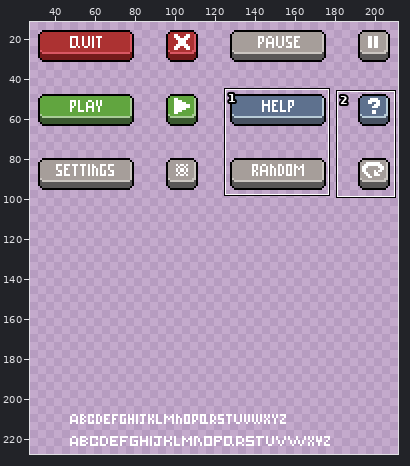
One commit to this pixel-art file: Projecte-GameDesign/Interfaces/Buttons.aseprite. Above, an overview of the earlier version with the close-up marked.
Close-up. As it was:
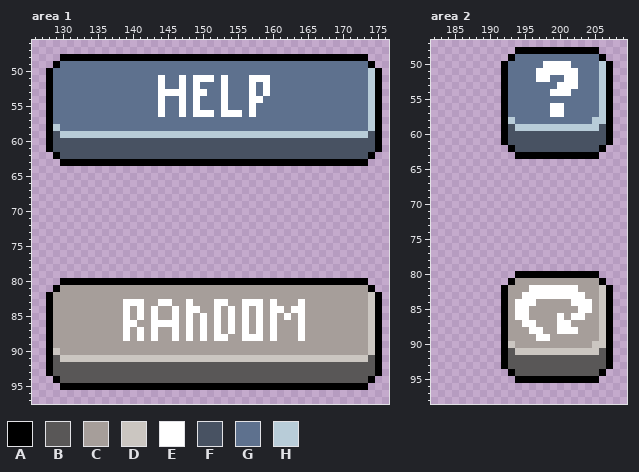
240x240 pixels, 1 frame. Shown: area 1: x 126..176, y 46..97; area 2: x 182..209, y 47..98. The wide view leaves out empty margins. The commit also changed other parts of the picture, which this record leaves out.
Visible layers, top first: "Random", "Help", "Pause", "Settings", "Play", "Quit", "letters".
Palette (. is transparent): A #000000  B #595757  C #a69e9a  D #cbc6c1  E #ffffff  F #485262  G #5e718e  H #b8ccd8
Pixels before, area 1 (only the part around the change), first column x 126:
46 ...................................................
47 ...................................................
48 ....AAAAAAAAAAAAAAAAAAAAAAAAAAAAAAAAAAAAAAAAAAAA...
49 ...AGGGGGGGGGGGGGGGGGGGGGGGGGGGGGGGGGGGGGGGGGGGGA..
50 ..AGGGGGGGGGGGGGGGGGGGGGGGGGGGGGGGGGGGGGGGGGGGGGHA.
51 ..AGGGGGGGGGGGGGGGEGGEGEEEGEGGGEEEGGGGGGGGGGGGGGHA.
52 ..AGGGGGGGGGGGGGGGEGGEGEGGGEGGGEGEGGGGGGGGGGGGGGHA.
53 ..AGGGGGGGGGGGGGGGEEEEGEEGGEGGGEGEGGGGGGGGGGGGGGHA.
54 ..AGGGGGGGGGGGGGGGEGGEGEGGGEGGGEEGGGGGGGGGGGGGGGHA.
55 ..AGGGGGGGGGGGGGGGEGGEGEGGGEGGGEGGGGGGGGGGGGGGGGHA.
56 ..AGGGGGGGGGGGGGGGEGGEGEEEGEEEGEGGGGGGGGGGGGGGGGHA.
57 ..AGGGGGGGGGGGGGGGGGGGGGGGGGGGGGGGGGGGGGGGGGGGGGHA.
58 ..AHGGGGGGGGGGGGGGGGGGGGGGGGGGGGGGGGGGGGGGGGGGGGHA.
59 ..AFHHHHHHHHHHHHHHHHHHHHHHHHHHHHHHHHHHHHHHHHHHHHFA.
60 ..AFFFFFFFFFFFFFFFFFFFFFFFFFFFFFFFFFFFFFFFFFFFFFFA.
61 ..AFFFFFFFFFFFFFFFFFFFFFFFFFFFFFFFFFFFFFFFFFFFFFFA.
62 ...AFFFFFFFFFFFFFFFFFFFFFFFFFFFFFFFFFFFFFFFFFFFFA..
63 ....AAAAAAAAAAAAAAAAAAAAAAAAAAAAAAAAAAAAAAAAAAAA...
64 ...................................................
65 ...................................................
66 ...................................................
67 ...................................................
68 ...................................................
69 ...................................................
70 ...................................................
71 ...................................................
72 ...................................................
73 ...................................................
74 ...................................................
75 ...................................................
76 ...................................................
77 ...................................................
78 ...................................................
79 ...................................................
80 ....AAAAAAAAAAAAAAAAAAAAAAAAAAAAAAAAAAAAAAAAAAAA...
81 ...ACCCCCCCCCCCCCCCCCCCCCCCCCCCCCCCCCCCCCCCCCCCCA..
82 ..ACCCCCCCCCCCCCCCCCCCCCCCCCCCCCCCCCCCCCCCCCCCCCDA.
83 ..ACCCCCCCCCCEEECCEECCECCCEECCEEECECCCECCCCCCCCCDA.
84 ..ACCCCCCCCCCECECECCECEECCECECECECEECEECCCCCCCCCDA.
85 ..ACCCCCCCCCCECECECCECECECECECECECECECECCCCCCCCCDA.
86 ..ACCCCCCCCCCEECCEEEECECECECECECECECCCECCCCCCCCCDA.
87 ..ACCCCCCCCCCECECECCECECECECECECECECCCECCCCCCCCCDA.
88 ..ACCCCCCCCCCECECECCECECECEECCEEECECCCECCCCCCCCCDA.
89 ..ACCCCCCCCCCCCCCCCCCCCCCCCCCCCCCCCCCCCCCCCCCCCCDA.
90 ..ADCCCCCCCCCCCCCCCCCCCCCCCCCCCCCCCCCCCCCCCCCCCCDA.
91 ..ABDDDDDDDDDDDDDDDDDDDDDDDDDDDDDDDDDDDDDDDDDDDDBA.
92 ..ABBBBBBBBBBBBBBBBBBBBBBBBBBBBBBBBBBBBBBBBBBBBBBA.
93 ..ABBBBBBBBBBBBBBBBBBBBBBBBBBBBBBBBBBBBBBBBBBBBBBA.
94 ...ABBBBBBBBBBBBBBBBBBBBBBBBBBBBBBBBBBBBBBBBBBBBA..
95 ....AAAAAAAAAAAAAAAAAAAAAAAAAAAAAAAAAAAAAAAAAAAA...
96 ...................................................
97 ...................................................
Pixels before, area 2, first column x 192:
48 ..AAAAAAAAAAAA..
49 .AGGGGGGGGGGGGA.
50 AGGGGGEEEEGGGGHA
51 AGGGGEEEEEEGGGHA
52 AGGGGEEGGEEGGGHA
53 AGGGGGGGEEEGGGHA
54 AGGGGGGEEEGGGGHA
55 AGGGGGGGGGGGGGHA
56 AGGGGGGEEGGGGGHA
57 AGGGGGGEEGGGGGHA
58 AHGGGGGGGGGGGHHA
59 AFHHHHHHHHHHHHFA
60 AFFFFFFFFFFFFFFA
61 AFFFFFFFFFFFFFFA
62 .AFFFFFFFFFFFFA.
63 ..AAAAAAAAAAAA..
64 ................
65 ................
66 ................
67 ................
68 ................
69 ................
70 ................
71 ................
72 ................
73 ................
74 ................
75 ................
76 ................
77 ................
78 ................
79 ................
80 ..AAAAAAAAAAAA..
81 .ACCCCCCCCCCCCA.
82 ACCCEEEEEEECCCDA
83 ACCEEEEEEEEECCDA
84 ACEEECCCCCEEECDA
85 ACEECCCCCCCEECDA
86 ACEECCCCECEECCDA
87 ACCEECCCEECCCCDA
88 ACCCEECCEEECCCDA
89 ACCCCEECCCCCCCDA
90 ADCCCCCCCCCCCDDA
91 ABDDDDDDDDDDDDBA
92 ABBBBBBBBBBBBBBA
93 ABBBBBBBBBBBBBBA
94 .ABBBBBBBBBBBBA.
95 ..AAAAAAAAAAAA..
Once edited:
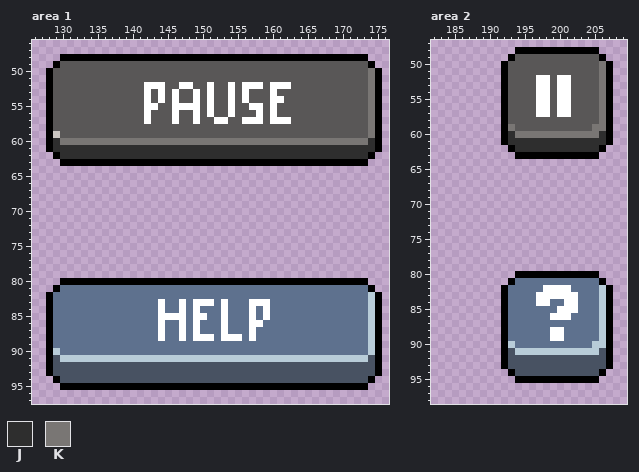
Colours new in this view: J #2e2e2e  K #797674
From old to new:
Changed rows in their new state; - is an unchanged pixel.
Area 1, layers "Random", "Help":
first column x 129:
49 -BBBBBBBBBBBBBBBBBBBBBBBBBBBBBBBBBBBBBBBBBBBB-
50 BBBBBBBBBBBBBBBBBBBBBBBBBBBBBBBBBBBBBBBBBBBBBK
51 BBBBBBBBBBBBBBBBBBBBBBBBBBBBBBBBBBBBBBBBBBBBBK
52 BBBBBBBBBBBBBEE-BB-EBBEBBEBE-EBEEEBBBBBBBBBBBK
53 BBBBBBBBBBBBBEB-B-BB-BEBBEBEBBBEBBBBBBBBBBBBBK
54 BBBBBBBBBBBBBEB-BEBB-BEBBEBEBBBEEBBBBBBBBBBBBK
55 BBBBBBBBBBBBBEEBBE-E-BEBBEBB-EBEBBBBBBBBBBBBBK
56 BBBBBBBBBBBBBEBBBEBB-B-BB-BBBEBEBBBBBBBBBBBBBK
57 BBBBBBBBBBBBBEBBBEBBEBBEEBBEEEBEEEBBBBBBBBBBBK
58 BBBBBBBBBBBBBBBBBBBBBBBBBBBBBBBBBBBBBBBBBBBBBK
59 DBBBBBBBBBBBBBBBBBBBBBBBBBBBBBBBBBBBBBBBBBBBBK
60 JKKKKKKKKKKKKKKKKKKKKKKKKKKKKKKKKKKKKKKKKKKKKJ
61 JJJJJJJJJJJJJJJJJJJJJJJJJJJJJJJJJJJJJJJJJJJJJJ
62 -JJJJJJJJJJJJJJJJJJJJJJJJJJJJJJJJJJJJJJJJJJJJ-
first column x 129:
81 -GGGGGGGGGGGGGGGGGGGGGGGGGGGGGGGGGGGGGGGGGGGG-
82 GGGGGGGGGGGGGGGGGGGGGGGGGGGGGGGGGGGGGGGGGGGGGH
83 GGGGGGGGGGGGGGG-GGEGEEEG-GGG--EGGGGGGGGGGGGGGH
84 GGGGGGGGGGGGGGGEGGEG-GGGEGGGEGEGGGGGGGGGGGGGGH
85 GGGGGGGGGGGGGGGEE-EGE-GGEGGGEGEGGGGGGGGGGGGGGH
86 GGGGGGGGGGGGGGG-GGEGEGGGEGGGE-GGGGGGGGGGGGGGGH
87 GGGGGGGGGGGGGGGEGGEGEGGGEGGGEGGGGGGGGGGGGGGGGH
88 GGGGGGGGGGGGGGGEGGEGE-EG-EEG-GGGGGGGGGGGGGGGGH
89 GGGGGGGGGGGGGGGGGGGGGGGGGGGGGGGGGGGGGGGGGGGGGH
90 HGGGGGGGGGGGGGGGGGGGGGGGGGGGGGGGGGGGGGGGGGGGGH
91 FHHHHHHHHHHHHHHHHHHHHHHHHHHHHHHHHHHHHHHHHHHHHF
92 FFFFFFFFFFFFFFFFFFFFFFFFFFFFFFFFFFFFFFFFFFFFFF
93 FFFFFFFFFFFFFFFFFFFFFFFFFFFFFFFFFFFFFFFFFFFFFF
94 -FFFFFFFFFFFFFFFFFFFFFFFFFFFFFFFFFFFFFFFFFFFF-
Area 2, layers "Random", "Help":
first column x 193:
49 -BBBBBBBBBBBB-
50 BBBBBBBBBBBBBK
51 BBBBBBBBBBBBBK
52 BBBB--BE-BBBBK
53 BBBBEEB--BBBBK
54 BBBBEEB--BBBBK
55 BBBBEEBEEBBBBK
56 BBBBEEB-EBBBBK
57 BBBBEEB-EBBBBK
58 BBBBBBBBBBBBBK
59 KBBBBBBBBBBBKK
60 JKKKKKKKKKKKKJ
61 JJJJJJJJJJJJJJ
62 -JJJJJJJJJJJJ-
first column x 193:
81 -GGGGGGGGGGGG-
82 GGGGG----GGGGH
83 GGGG------GGGH
84 GGGGEEGGE-GGGH
85 GGGGGGGEEEGGGH
86 GGGGGGE-EGGGGH
87 GGGGGGGGGGGGGH
88 GGGGGGE-GGGGGH
89 GGGGGGEEGGGGGH
90 HGGGGGGGGGGGHH
91 FHHHHHHHHHHHHF
92 FFFFFFFFFFFFFF
93 FFFFFFFFFFFFFF
94 -FFFFFFFFFFFF-
